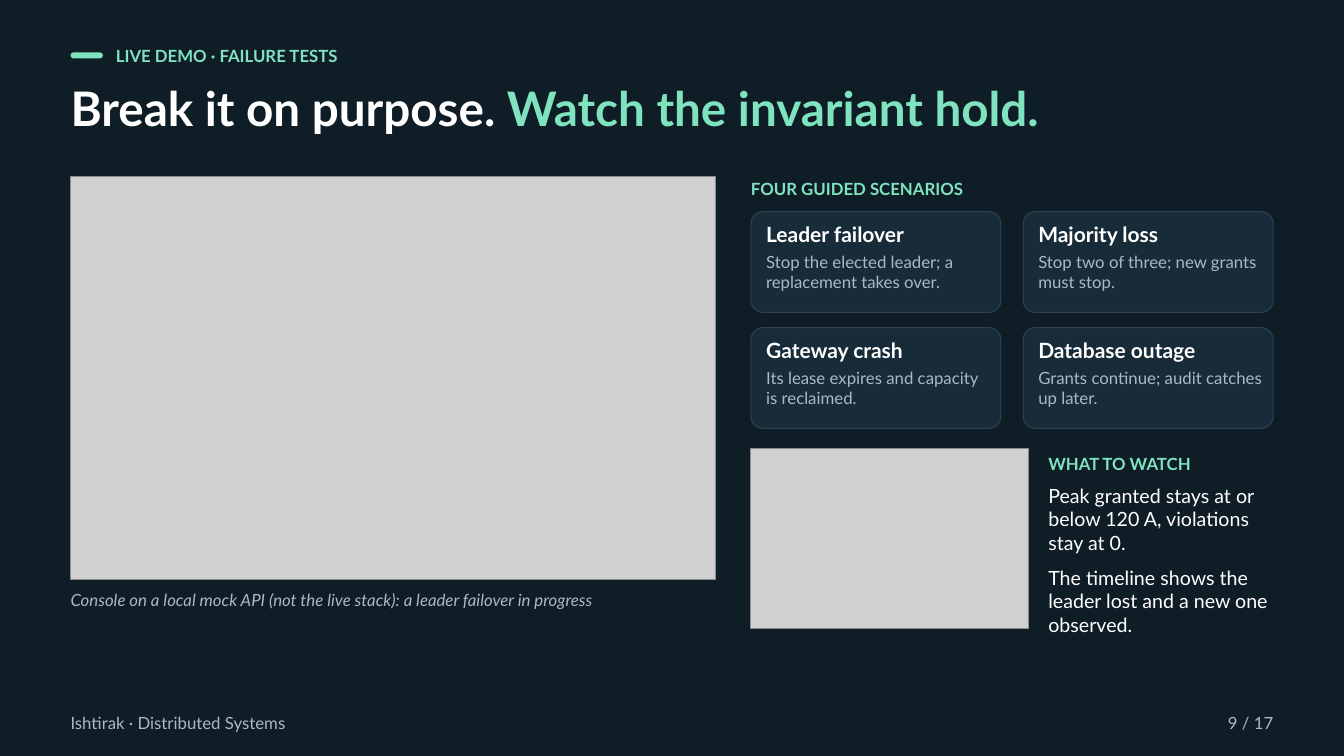
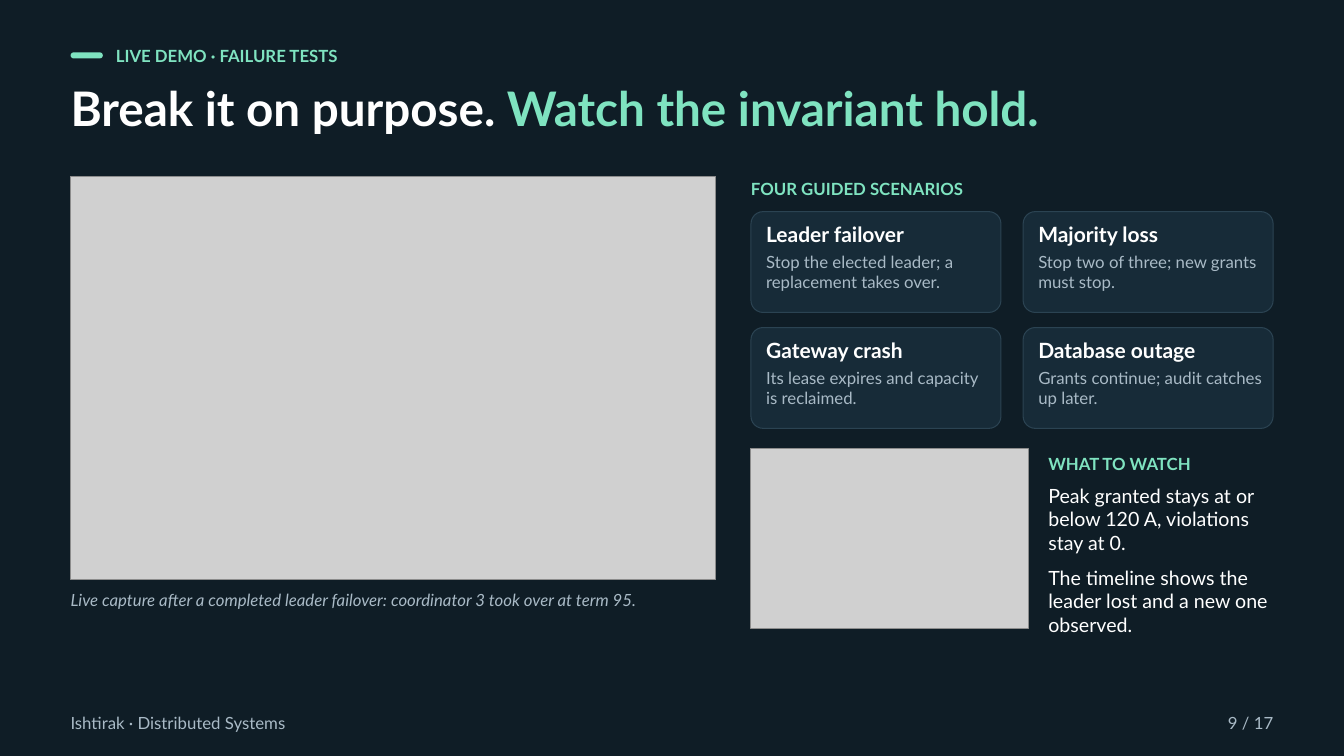
Before and after one commit to Roy-r2004/Ishtirak, a slide deck: slide 9 of docs/Ishtirak_Presentation.pptx. Drawn at 1344x756 pixels with LibreOffice and Linux fonts; fonts in the diff are those of the drawing; grey boxes stand for pictures. Boxes give left, top, right and bottom in pixels: in the first picture for what was removed or moved away, otherwise in the second. Text is boxed around its words. In the diff, an @@ line names an element or a change of style, - is before the commit and + after.

```diff
--- a/docs/Ishtirak_Presentation.pptx
+++ b/docs/Ishtirak_Presentation.pptx
@@ text at <box>71,593,636,609</box>: text changed @@
-Console on a local mock API (not the live stack): a leader failover in progress
+Live capture after a completed leader failover: coordinator 3 took over at term 95.
```
Also in this commit, not shown: 3 other slides changed, 13 other files.
